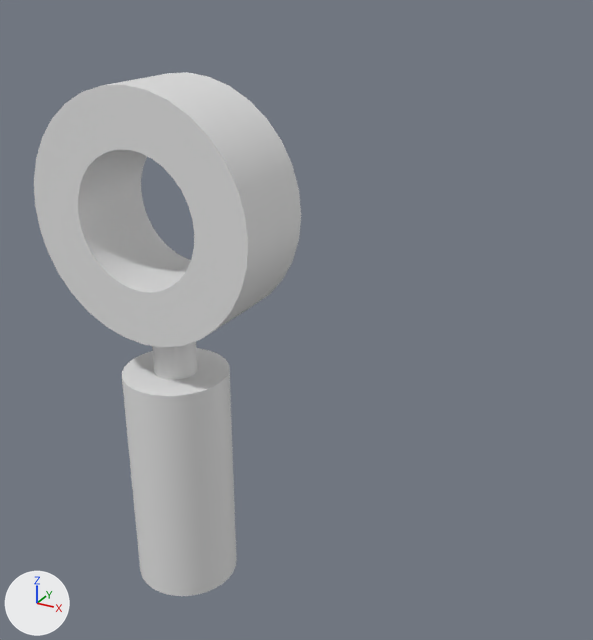
A saved change to the Blender file model_assets/polarizer.blend.
Rendered twice from a 50 mm camera at (2.81, -3.58, 3.79) aimed at (-0.69, 2.79, 0.6). The lights are fixed; the arrows at lower left show +X, +Y and +Z.
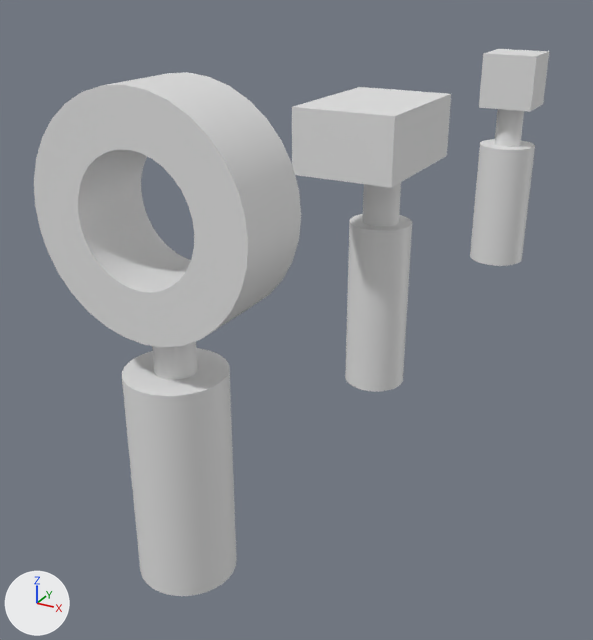
The newer file is also turned or shifted as a whole; pictures and numbers use the older file's frame.

Changed parts and their boxes (x1, y1, x2, y2) in the pictures (593 x 640 px):
'Cylinder.004', added: after (292, 87, 451, 391)
'Cylinder.005', added: after (470, 109, 535, 266)
'Cube', added: after (479, 49, 549, 112)

The change, as a list of edits to the scene's bpy script:
```text
Add me_cube_001:
    me_cube_001.from_pydata(...)  # a box spanning x -1.0..1.0, y -1.0..1.0, z -1.0..1.0
Add me_cylinder_006:
    me_cylinder_006.from_pydata(...)  # a 32-sided cylinder along z spanning x -1.0..1.0, y -1.0..1.0, z -1.0..1.0; a 32-sided cylinder along z spanning x -2.1..2.1, y -2.1..2.1, z -5.05..-0.84
    me_cylinder_006.polygons.foreach_set('use_smooth', [True] * 68)
Add me_cylinder_004:
    me_cylinder_004.from_pydata(...)  # a 32-sided cylinder along z spanning x -1.0..1.0, y -1.0..1.0, z -1.0..1.0; a box spanning x -2.66..2.66, y -5.24..2.49, z 0.88..2.57; a 32-sided cylinder along z spanning x -1.72..1.72, y -1.72..1.72, z -5.84..-0.87
    me_cylinder_004.polygons.foreach_set('use_smooth', [True] * 74)
Add ob_cube:
    ob_cube = bpy.data.objects.new('Cube', me_cube_001)
    ob_cube.location = (0.0, 7.32, 2.38)
    ob_cube.scale = (0.331, 0.331, 0.331)
Add ob_cylinder_005:
    ob_cylinder_005 = bpy.data.objects.new('Cylinder.005', me_cylinder_006)
    ob_cylinder_005.location = (0.0, 7.32, 1.87)
    ob_cylinder_005.scale = (0.169, 0.169, 0.375)
Add ob_cylinder_004:
    ob_cylinder_004 = bpy.data.objects.new('Cylinder.004', me_cylinder_004)
    ob_cylinder_004.location = (0.0, 3.12, 1.89)
    ob_cylinder_004.scale = (0.166, 0.166, 0.323)
    _m = ob_cylinder_004.modifiers.new('EdgeSplit', 'EDGE_SPLIT')
```
